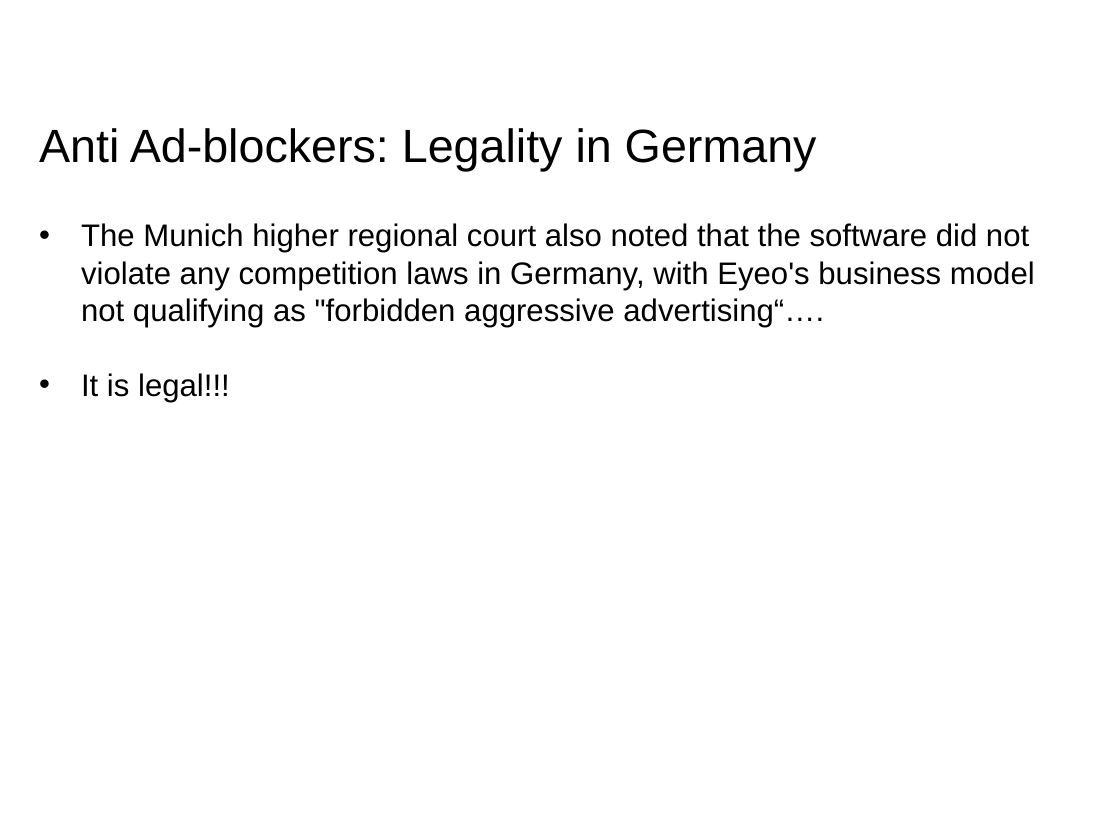
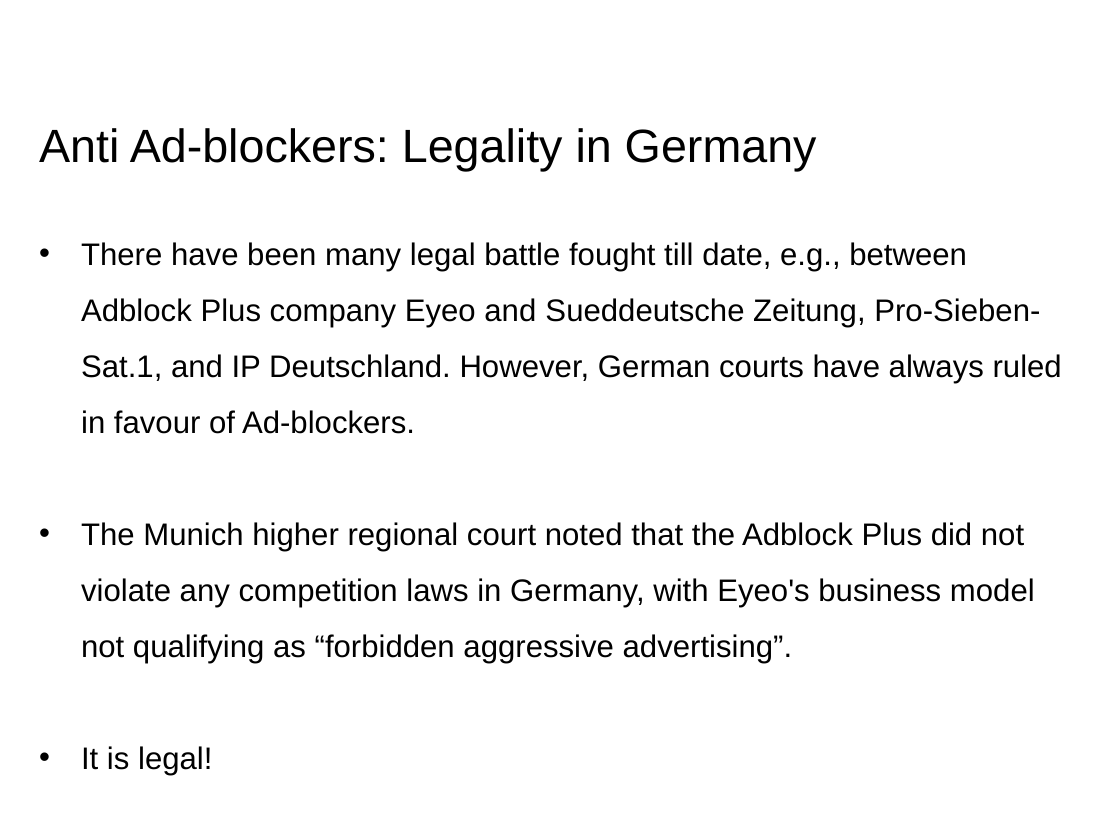
Before and after one commit to RohitPanda/seminar-blocking-adblockers, a slide deck: slide 26 of ppt/Seminar - Rohit & Rohit.pptx. Drawn at 1120x840 pixels with LibreOffice and Linux fonts; fonts in the diff are those of the drawing; background and template pictures are left out. Boxes give left, top, right and bottom in pixels: in the first picture for what was removed or moved away, otherwise in the second. Text is boxed around its words. In the diff, an @@ line names an element or a change of style, - is before the commit and + after.

Commit message:
Updating more slides for ppt.

```diff
--- a/ppt/Seminar - Rohit & Rohit.pptx
+++ b/ppt/Seminar - Rohit & Rohit.pptx
@@ text at [81, 242, 1062, 775]: text changed @@
-• The Munich higher regional court also noted that the software did not violate any competition laws in Germany, with Eyeo's business model not qualifying as "forbidden aggressive advertising“….
-• It is legal!!!
+• There have been many legal battle fought till date, e.g., between Adblock Plus company Eyeo and Sueddeutsche Zeitung, Pro-Sieben-Sat.1, and IP Deutschland. However, German courts have always ruled in favour of Ad-blockers.
+• The Munich higher regional court noted that the Adblock Plus did not violate any competition laws in Germany, with Eyeo's business model not qualifying as “forbidden aggressive advertising”.
+• It is legal!
```
Also in this commit, not shown: 9 other slides changed, 2 slides added, 1 slide removed, 2 other files.
